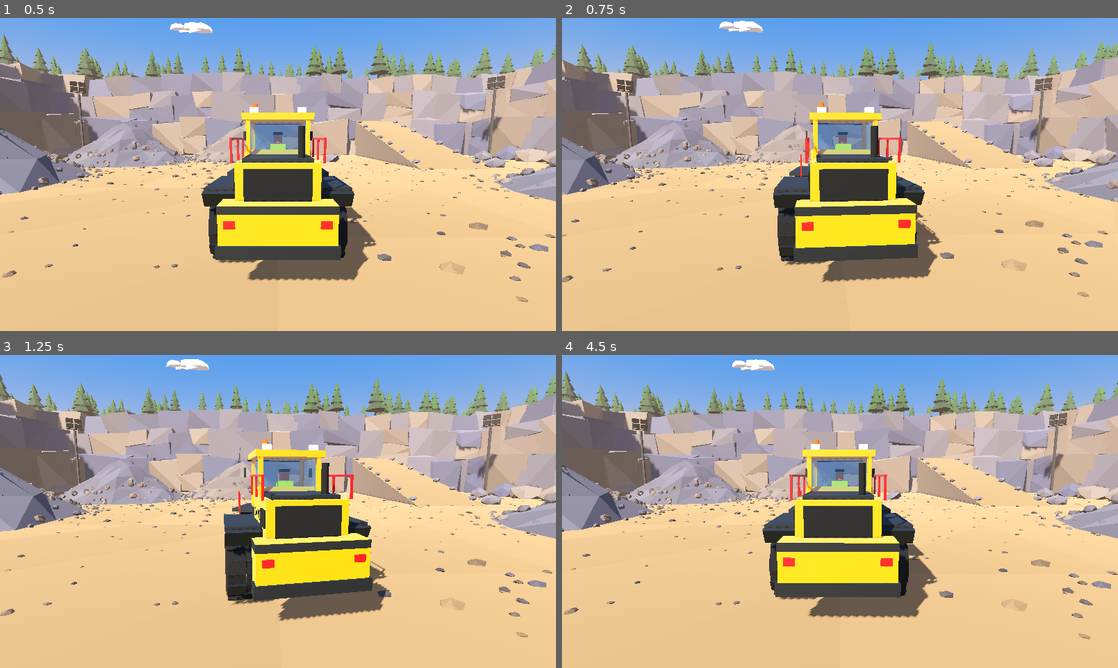
Above: before the commit, frames 1-4 (two rows, left to right).
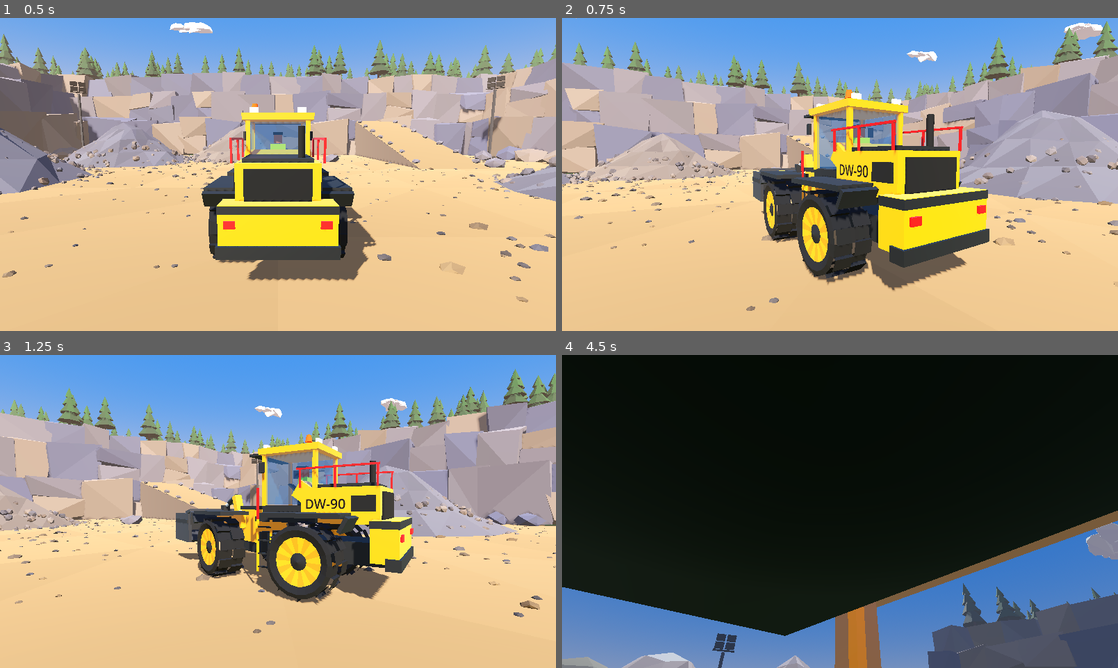
Above: after the commit, the same moments.

Repository: zooper/dirt-work
Game: Godot game, scene res://scenes/levels/quarry.tscn
Two runs of this game, one before a commit and one after it. Both use one fixed random seed, a clock stepped at 60 frames per second and the inputs below.
Inputs (mouse positions are in pixels of both pictures, inside the frame that each line leads up to):
- Up to frame 1 (0.5 s): no input
- Up to frame 2 (0.75 s): tap Enter at 0.5 s; move the mouse to (962, 158) at 0.52 s; hold D (steer_right) from 0.53 s (still down); tap Q (camera_orbit_left, bound only before the commit) at 0.6 s; click (962, 158) at 0.67 s
- Up to frame 3 (1.25 s): keep holding D (steer_right); tap E (camera_orbit_right, bound only before the commit) at 0.8 s
- Up to frame 4 (4.5 s): release D (steer_right) at 1.25 s; drag from (728, 527) to (812, 574) at 1.27 s; move the mouse to (895, 442) at 2.02 s; hold D (steer_right) 2.03-2.75 s; tap M (tilt_dump, bound only after the commit) at 2.1 s; click (895, 442) at 2.17 s; tap L (tilt_dump, bound only before the commit) at 2.3 s; drag from (812, 574) to (673, 464) at 2.77 s; move the mouse to (1006, 558) at 3.52 s; hold A (steer_left) 3.53-4.25 s; hold Page Up (camera_zoom_in, bound only after the commit) 3.53-4.25 s; click (1006, 558) at 3.67 s; tap Page Down (camera_zoom_out, bound only after the commit) at 3.8 s; tap C (camera_reset, bound only before the commit) at 4.15 s; drag from (673, 464) to (756, 433) at 4.27 s

Frame 1 is identical in both runs. In frame 2, 42% of the frame differs, in the area x 0-100%, y 0-94%; in frame 3, 50%; in frame 4, 100%, in the area x 0-100%, y 0-100%.

Commit message:
feat(input): Farming Simulator-style default controls; mouse look, cab camera (C), zoom, LB+stick / mouse-drag loader

Diff:
--- a/project.godot
+++ b/project.godot
@@ -29,25 +29,21 @@
 throttle={
 "deadzone": 0.2,
 "events": [Object(InputEventKey,"resource_local_to_scene":false,"resource_name":"","device":-1,"window_id":0,"alt_press …(190 unchanged characters)…
-, Object(InputEventKey,"resource_local_to_scene":false,"resource_name":"","device":-1,"window_id":0,"alt_pressed":false,"shift_pressed":false,"ctrl_pressed":false,"meta_pressed":false,"pressed":false,"keycode":0,"physical_keycode":4194320,"key_label":0,"unicode":0,"location":0,"echo":false,"script":null)
 , Object(InputEventJoypadMotion,"resource_local_to_scene":false,"resource_name":"","device":-1,"axis":5,"axis_value":1.0,"script":null)]
 }
 brake_reverse={
 "deadzone": 0.2,
 "events": [Object(InputEventKey,"resource_local_to_scene":false,"resource_name":"","device":-1,"window_id":0,"alt_press …(190 unchanged characters)…
-, Object(InputEventKey,"resource_local_to_scene":false,"resource_name":"","device":-1,"window_id":0,"alt_pressed":false,"shift_pressed":false,"ctrl_pressed":false,"meta_pressed":false,"pressed":false,"keycode":0,"physical_keycode":4194322,"key_label":0,"unicode":0,"location":0,"echo":false,"script":null)
 , Object(InputEventJoypadMotion,"resource_local_to_scene":false,"resource_name":"","device":-1,"axis":4,"axis_value":1.0,"script":null)]
 }
 steer_left={
 "deadzone": 0.2,
 "events": [Object(InputEventKey,"resource_local_to_scene":false,"resource_name":"","device":-1,"window_id":0,"alt_press …(190 unchanged characters)…
-, Object(InputEventKey,"resource_local_to_scene":false,"resource_name":"","device":-1,"window_id":0,"alt_pressed":false,"shift_pressed":false,"ctrl_pressed":false,"meta_pressed":false,"pressed":false,"keycode":0,"physical_keycode":4194319,"key_label":0,"unicode":0,"location":0,"echo":false,"script":null)
 , Object(InputEventJoypadMotion,"resource_local_to_scene":false,"resource_name":"","device":-1,"axis":0,"axis_value":-1.0,"script":null)]
 }
 steer_right={
 "deadzone": 0.2,
 "events": [Object(InputEventKey,"resource_local_to_scene":false,"resource_name":"","device":-1,"window_id":0,"alt_press …(190 unchanged characters)…
-, Object(InputEventKey,"resource_local_to_scene":false,"resource_name":"","device":-1,"window_id":0,"alt_pressed":false,"shift_pressed":false,"ctrl_pressed":false,"meta_pressed":false,"pressed":false,"keycode":0,"physical_keycode":4194321,"key_label":0,"unicode":0,"location":0,"echo":false,"script":null)
 , Object(InputEventJoypadMotion,"resource_local_to_scene":false,"resource_name":"","device":-1,"axis":0,"axis_value":1.0,"script":null)]
 }
 handbrake={
@@ -57,42 +53,94 @@
 }
 lift_up={
 "deadzone": 0.2,
-"events": [Object(InputEventKey,"resource_local_to_scene":fa …(141 unchanged characters)… ":false,"keycode":0,"physical_keycode":73,"key_label":0,"unicode":0,"location":0,"echo":false,"script":null)
-, Object(InputEventJoypadMotion,"resource_local_to_scene":false,"resource_name":"","device":-1,"axis":3,"axis_value":-1.0,"script":null)]
+"events": [Object(InputEventKey,"resource_local_to_scene":fa …(141 unchanged characters)… ":false,"keycode":0,"physical_keycode":74,"key_label":0,"unicode":0,"location":0,"echo":false,"script":null)]
 }
 lift_down={
 "deadzone": 0.2,
-"events": [Object(InputEventKey,"resource_local_to_scene":fa …(141 unchanged characters)… ":false,"keycode":0,"physical_keycode":75,"key_label":0,"unicode":0,"location":0,"echo":false,"script":null)
-, Object(InputEventJoypadMotion,"resource_local_to_scene":false,"resource_name":"","device":-1,"axis":3,"axis_value":1.0,"script":null)]
+"events": [Object(InputEventKey,"resource_local_to_scene":fa …(141 unchanged characters)… ":false,"keycode":0,"physical_keycode":78,"key_label":0,"unicode":0,"location":0,"echo":false,"script":null)]
 }
 tilt_back={
 "deadzone": 0.2,
-"events": [Object(InputEventKey,"resource_local_to_scene":fa …(141 unchanged characters)… ":false,"keycode":0,"physical_keycode":74,"key_label":0,"unicode":0,"location":0,"echo":false,"script":null)
-, Object(InputEventJoypadMotion,"resource_local_to_scene":false,"resource_name":"","device":-1,"axis":2,"axis_value":-1.0,"script":null)]
+"events": [Object(InputEventKey,"resource_local_to_scene":fa …(141 unchanged characters)… ":false,"keycode":0,"physical_keycode":75,"key_label":0,"unicode":0,"location":0,"echo":false,"script":null)]
 }
 tilt_dump={
 "deadzone": 0.2,
-"events": [Object(InputEventKey,"resource_local_to_scene":fa …(141 unchanged characters)… ":false,"keycode":0,"physical_keycode":76,"key_label":0,"unicode":0,"location":0,"echo":false,"script":null)
+"events": [Object(InputEventKey,"resource_local_to_scene":fa …(141 unchanged characters)… ":false,"keycode":0,"physical_keycode":77,"key_label":0,"unicode":0,"location":0,"echo":false,"script":null)]
+}
+loader_modifier={
+"deadzone": 0.2,
+"events": [Object(InputEventJoypadButton,"resource_local_to_scene":false,"resource_name":"","device":-1,"button_index":9,"pressure":0.0,"pressed":false,"script":null)]
+}
+loader_stick_up={
+"deadzone": 0.25,
+"events": [Object(InputEventJoypadMotion,"resource_local_to_scene":false,"resource_name":"","device":-1,"axis":3,"axis_value":-1.0,"script":null)]
+}
+loader_stick_down={
+"deadzone": 0.25,
+"events": [Object(InputEventJoypadMotion,"resource_local_to_scene":false,"resource_name":"","device":-1,"axis":3,"axis_value":1.0,"script":null)]
+}
+loader_stick_left={
+"deadzone": 0.25,
+"events": [Object(InputEventJoypadMotion,"resource_local_to_scene":false,"resource_name":"","device":-1,"axis":2,"axis_value":-1.0,"script":null)]
+}
+loader_stick_right={
+"deadzone": 0.25,
+"events": [Object(InputEventJoypadMotion,"resource_local_to_scene":false,"resource_name":"","device":-1,"axis":2,"axis_value":1.0,"script":null)]
+}
+look_left={
+"deadzone": 0.25,
+"events": [Object(InputEventKey,"resource_local_to_scene":false,"resource_name":"","device":-1,"window_id":0,"alt_pressed":false,"shift_pressed":false,"ctrl_pressed":false,"meta_pressed":false,"pressed":false,"keycode":0,"physical_keycode":4194319,"key_label":0,"unicode":0,"location":0,"echo":false,"script":null)
+, Object(InputEventJoypadMotion,"resource_local_to_scene":false,"resource_name":"","device":-1,"axis":2,"axis_value":-1.0,"script":null)]
+}
+look_right={
+"deadzone": 0.25,
+"events": [Object(InputEventKey,"resource_local_to_scene":false,"resource_name":"","device":-1,"window_id":0,"alt_pressed":false,"shift_pressed":false,"ctrl_pressed":false,"meta_pressed":false,"pressed":false,"keycode":0,"physical_keycode":4194321,"key_label":0,"unicode":0,"location":0,"echo":false,"script":null)
 , Object(InputEventJoypadMotion,"resource_local_to_scene":false,"resource_name":"","device":-1,"axis":2,"axis_value":1.0,"script":null)]
 }
-camera_orbit_left={
-"deadzone": 0.2,
-"events": [Object(InputEventKey,"resource_local_to_scene":fa …(140 unchanged characters)… d":false,"keycode":0,"physical_keycode":81,"key_label":0,"unicode":0,"location":0,"echo":false,"script":null)
-, Object(InputEventJoypadButton,"resource_local_to_scene":false,"resource_name":"","device":-1,"button_index":9,"pressure":0.0,"pressed":false,"script":null)]
+look_up={
+"deadzone": 0.25,
+"events": [Object(InputEventKey,"resource_local_to_scene":fa …(140 unchanged characters)… d":false,"keycode":0,"physical_keycode":4194320,"key_label":0,"unicode":0,"location":0,"echo":false,"script":null)
+, Object(InputEventJoypadMotion,"resource_local_to_scene":false,"resource_name":"","device":-1,"axis":3,"axis_value":-1.0,"script":null)]
 }
-camera_orbit_right={
-"deadzone": 0.2,
-"events": [Object(InputEventKey,"resource_local_to_scene":fa …(140 unchanged characters)… d":false,"keycode":0,"physical_keycode":69,"key_label":0,"unicode":0,"location":0,"echo":false,"script":null)
-, Object(InputEventJoypadButton,"resource_local_to_scene":false,"resource_name":"","device":-1,"button_index":10,"pressure":0.0,"pressed":false,"script":null)]
+look_down={
+"deadzone": 0.25,
+"events": [Object(InputEventKey,"resource_local_to_scene":fa …(140 unchanged characters)… d":false,"keycode":0,"physical_keycode":4194322,"key_label":0,"unicode":0,"location":0,"echo":false,"script":null)
+, Object(InputEventJoypadMotion,"resource_local_to_scene":false,"resource_name":"","device":-1,"axis":3,"axis_value":1.0,"script":null)]
 }
-camera_reset={
+camera_switch={
 "deadzone": 0.2,
 "events": [Object(InputEventKey,"resource_local_to_scene":false,"resource_name":"","device":-1,"window_id":0,"alt_press …(190 unchanged characters)…
 , Object(InputEventJoypadButton,"resource_local_to_scene":false,"resource_name":"","device":-1,"button_index":8,"pressure":0.0,"pressed":false,"script":null)]
 }
+camera_zoom_in={
+"deadzone": 0.2,
+"events": [Object(InputEventKey,"resource_local_to_scene":false,"resource_name":"","device":-1,"window_id":0,"alt_pressed":false,"shift_pressed":false,"ctrl_pressed":false,"meta_pressed":false,"pressed":false,"keycode":0,"physical_keycode":4194323,"key_label":0,"unicode":0,"location":0,"echo":false,"script":null)
+, Object(InputEventMouseButton,"resource_local_to_scene":false,"resource_name":"","device":-1,"window_id":0,"alt_pressed":false,"shift_pressed":false,"ctrl_pressed":false,"meta_pressed":false,"button_mask":0,"position":Vector2(0, 0),"global_position":Vector2(0, 0),"factor":1.0,"button_index":4,"canceled":false,"pressed":true,"double_click":false,"script":null)
+, Object(InputEventJoypadButton,"resource_local_to_scene":false,"resource_name":"","device":-1,"button_index":11,"pressure":0.0,"pressed":false,"script":null)]
+}
+camera_zoom_out={
+"deadzone": 0.2,
+"events": [Object(InputEventKey,"resource_local_to_scene":false,"resource_name":"","device":-1,"window_id":0,"alt_pressed":false,"shift_pressed":false,"ctrl_pressed":false,"meta_pressed":false,"pressed":false,"keycode":0,"physical_keycode":4194324,"key_label":0,"unicode":0,"location":0,"echo":false,"script":null)
+, Object(InputEventMouseButton,"resource_local_to_scene":false,"resource_name":"","device":-1,"window_id":0,"alt_pressed":false,"shift_pressed":false,"ctrl_pressed":false,"meta_pressed":false,"button_mask":0,"position":Vector2(0, 0),"global_position":Vector2(0, 0),"factor":1.0,"button_index":5,"canceled":false,"pressed":true,"double_click":false,"script":null)
+, Object(InputEventJoypadButton,"resource_local_to_scene":false,"resource_name":"","device":-1,"button_index":12,"pressure":0.0,"pressed":false,"script":null)]
+}
+cruise_toggle={
+"deadzone": 0.2,
+"events": [Object(InputEventKey,"resource_local_to_scene":false,"resource_name":"","device":-1,"window_id":0,"alt_pressed":false,"shift_pressed":false,"ctrl_pressed":false,"meta_pressed":false,"pressed":false,"keycode":0,"physical_keycode":51,"key_label":0,"unicode":0,"location":0,"echo":false,"script":null)
+, Object(InputEventJoypadButton,"resource_local_to_scene":false,"resource_name":"","device":-1,"button_index":3,"pressure":0.0,"pressed":false,"script":null)]
+}
+cruise_slower={
+"deadzone": 0.2,
+"events": [Object(InputEventKey,"resource_local_to_scene":false,"resource_name":"","device":-1,"window_id":0,"alt_pressed":false,"shift_pressed":false,"ctrl_pressed":false,"meta_pressed":false,"pressed":false,"keycode":0,"physical_keycode":49,"key_label":0,"unicode":0,"location":0,"echo":false,"script":null)
+, Object(InputEventJoypadButton,"resource_local_to_scene":false,"resource_name":"","device":-1,"button_index":13,"pressure":0.0,"pressed":false,"script":null)]
+}
+cruise_faster={
+"deadzone": 0.2,
+"events": [Object(InputEventKey,"resource_local_to_scene":false,"resource_name":"","device":-1,"window_id":0,"alt_pressed":false,"shift_pressed":false,"ctrl_pressed":false,"meta_pressed":false,"pressed":false,"keycode":0,"physical_keycode":50,"key_label":0,"unicode":0,"location":0,"echo":false,"script":null)
+, Object(InputEventJoypadButton,"resource_local_to_scene":false,"resource_name":"","device":-1,"button_index":14,"pressure":0.0,"pressed":false,"script":null)]
+}
 screenshot={
 "deadzone": 0.2,
 "events": [Object(InputEventKey,"resource_local_to_scene":false,"resource_name":"","device":-1,"window_id":0,"alt_press …(195 unchanged characters)…
-, Object(InputEventJoypadButton,"resource_local_to_scene":false,"resource_name":"","device":-1,"button_index":4,"pressure":0.0,"pressed":false,"script":null)
-]
+, Object(InputEventJoypadButton,"resource_local_to_scene":false,"resource_name":"","device":-1,"button_index":4,"pressure":0.0,"pressed":false,"script":null)]
 }
--- a/scripts/core/follow_camera.gd
+++ b/scripts/core/follow_camera.gd
@@ -1,45 +1,101 @@
 class_name FollowCamera
 extends Node3D
-## Smoothed chase camera with orbit (camera_orbit_left/right) and reset (camera_reset).
-## Lives outside the vehicle so it can lag behind and never inherits chassis tilt.
+## Vehicle camera with two modes (camera_switch toggles, like Farming Simulator):
+##   CHASE  smoothed orbit camera behind the vehicle; mouse / look_* orbit it,
+##          camera_zoom_* change distance.
+##   CAB    first-person from the operator seat; mouse / look_* turn the head.
+## The mouse is captured while playing (Esc releases, click recaptures). Holding
+## the left mouse button hands mouse motion to the loader instead of the camera.
+## On gamepad the right stick looks around unless loader_modifier (LB) is held.
+
+enum Mode { CHASE, CAB }
 
 @export var target_path: NodePath
+@export var cab_path: NodePath = ^"../WheelLoader/Chassis/RearPivot/Cab"
+@export var cab_eye := Vector3(0.0, 3.25, 0.0)
 @export var distance := 11.0
+@export var min_distance := 6.0
+@export var max_distance := 24.0
 @export var height := 5.5
 @export var look_height := 1.8
 @export var follow_speed := 4.0
 @export var yaw_follow_speed := 2.5
-@export var orbit_speed_deg := 90.0
+@export var look_speed_deg := 110.0       ## stick/arrow look speed
+@export var mouse_sensitivity := 0.18     ## degrees per pixel
+@export var zoom_step := 1.5
+@export var capture_mouse := true
 
-var orbit_offset := 0.0   ## radians relative to behind-the-vehicle
+var mode := Mode.CHASE
+var orbit_yaw := 0.0     ## radians relative to behind-the-vehicle (chase)
+var orbit_pitch := 0.0   ## radians, + looks down more (chase)
+var head_yaw := 0.0      ## cab
+var head_pitch := 0.0    ## cab
 var _yaw := 0.0
 @onready var _target: Node3D = get_node_or_null(target_path)
+@onready var _cab: Node3D = get_node_or_null(cab_path)
 @onready var _camera: Camera3D = $Camera3D
 
 
 func _ready() -> void:
+	if capture_mouse and DisplayServer.get_name() != "headless":
+		Input.mouse_mode = Input.MOUSE_MODE_CAPTURED
 	if _target:
 		_yaw = _target.global_rotation.y
-		_snap()
+		global_position = _desired_position()
+		_camera.look_at(_target.global_position + Vector3.UP * look_height)
+
+
+func _unhandled_input(event: InputEvent) -> void:
+	if event is InputEventKey and event.keycode == KEY_ESCAPE and event.pressed:
+		Input.mouse_mode = Input.MOUSE_MODE_VISIBLE
+	elif event is InputEventMouseButton and event.pressed and capture_mouse \
+			and Input.mouse_mode != Input.MOUSE_MODE_CAPTURED:
+		Input.mouse_mode = Input.MOUSE_MODE_CAPTURED
+	elif event is InputEventMouseMotion and not (event.button_mask & MOUSE_BUTTON_MASK_LEFT) \
+			and Input.mouse_mode == Input.MOUSE_MODE_CAPTURED:
+		_look(deg_to_rad(-event.relative.x * mouse_sensitivity), deg_to_rad(event.relative.y * mouse_sensitivity))
+	elif event.is_action_pressed("camera_switch"):
+		mode = Mode.CAB if mode == Mode.CHASE else Mode.CHASE
+		head_yaw = 0.0
+		head_pitch = 0.0
+		orbit_yaw = 0.0
+		orbit_pitch = 0.0
+	elif event.is_action_pressed("camera_zoom_in"):
+		distance = maxf(distance - zoom_step, min_distance)
+	elif event.is_action_pressed("camera_zoom_out"):
+		distance = minf(distance + zoom_step, max_distance)
+
+
+func _look(dyaw: float, dpitch: float) -> void:
+	if mode == Mode.CHASE:
+		orbit_yaw += dyaw
+		orbit_pitch = clampf(orbit_pitch + dpitch, deg_to_rad(-25), deg_to_rad(50))
+	else:
+		head_yaw = clampf(head_yaw + dyaw, deg_to_rad(-150), deg_to_rad(150))
+		head_pitch = clampf(head_pitch - dpitch, deg_to_rad(-60), deg_to_rad(45))
 
 
 func _process(delta: float) -> void:
 	if _target == null:
 		return
-	orbit_offset += Input.get_axis("camera_orbit_left", "camera_orbit_right") * deg_to_rad(orbit_speed_deg) * delta
-	if Input.is_action_just_pressed("camera_reset"):
-		orbit_offset = 0.0
+	if not Input.is_action_pressed("loader_modifier"):
+		var stick := Input.get_vector("look_left", "look_right", "look_up", "look_down")
+		var speed := deg_to_rad(look_speed_deg) * delta
+		_look(-stick.x * speed, stick.y * speed)
+	if mode == Mode.CAB and _cab:
+		var eye := _cab.global_transform * cab_eye
+		global_position = eye
+		_camera.global_basis = Basis.from_euler(Vector3(head_pitch, _cab.global_rotation.y + head_yaw, 0.0))
+		_camera.position = Vector3.ZERO
+		return
 	_yaw = lerp_angle(_yaw, _target.global_rotation.y, clampf(yaw_follow_speed * delta, 0.0, 1.0))
 	global_position = global_position.lerp(_desired_position(), clampf(follow_speed * delta, 0.0, 1.0))
+	_camera.position = Vector3.ZERO
 	_camera.look_at(_target.global_position + Vector3.UP * look_height)
 
 
 func _desired_position() -> Vector3:
-	var yaw := _yaw + orbit_offset
+	var yaw := _yaw + orbit_yaw
 	var back := Vector3(sin(yaw), 0.0, cos(yaw))   # +Z is behind a -Z-forward vehicle
-	return _target.global_position + back * distance + Vector3.UP * height
-
-
-func _snap() -> void:
-	global_position = _desired_position()
-	_camera.look_at(_target.global_position + Vector3.UP * look_height)
+	var h := height + distance * sin(orbit_pitch)
+	return _target.global_position + back * distance * cos(orbit_pitch) + Vector3.UP * maxf(h, 1.0)
--- a/scripts/vehicles/player_loader_input.gd
+++ b/scripts/vehicles/player_loader_input.gd
@@ -1,10 +1,37 @@
 class_name PlayerLoaderInput
 extends Node
 ## Maps InputMap actions onto a WheelLoader's control fields.
-## Works identically for keyboard and gamepad; see project.godot [input].
+## Default layout follows Farming Simulator conventions:
+##   keyboard  W/S drive, A/D steer, J/N arm up/down, K/M bucket curl/dump,
+##             hold left mouse + move mouse = arm (Y) / bucket (X),
+##             3 cruise on/off, 1/2 cruise slower/faster, Space handbrake
+##   gamepad   RT/LT drive, left stick steer, hold LB + right stick = loader,
+##             Y cruise, D-pad left/right cruise speed, A handbrake
 
 @export var enabled := true
+@export var mouse_loader_sensitivity := 0.06  ## per pixel of mouse motion
+@export var cruise_step := 0.5                 ## m/s per press
+
 @onready var loader: WheelLoader = get_parent() as WheelLoader
+var _mouse_lift := 0.0
+var _mouse_tilt := 0.0
+
+
+func _unhandled_input(event: InputEvent) -> void:
+	if not enabled or loader == null:
+		return
+	if event is InputEventMouseMotion and (event.button_mask & MOUSE_BUTTON_MASK_LEFT):
+		_mouse_lift += -event.relative.y * mouse_loader_sensitivity
+		_mouse_tilt += event.relative.x * mouse_loader_sensitivity
+		get_viewport().set_input_as_handled()
+	elif event.is_action_pressed("cruise_toggle"):
+		loader.cruise_active = not loader.cruise_active
+		if loader.cruise_active:
+			loader.cruise_speed = clampf(maxf(loader.speed, 2.0), 1.0, loader.max_forward_speed)
+	elif event.is_action_pressed("cruise_faster"):
+		loader.cruise_speed = minf(loader.cruise_speed + cruise_step, loader.max_forward_speed)
+	elif event.is_action_pressed("cruise_slower"):
+		loader.cruise_speed = maxf(loader.cruise_speed - cruise_step, 0.5)
 
 
 func _physics_process(_delta: float) -> void:
@@ -14,5 +41,15 @@
 	loader.brake = Input.get_action_strength("brake_reverse")
 	loader.steer = Input.get_axis("steer_left", "steer_right")
 	loader.handbrake = Input.is_action_pressed("handbrake")
-	loader.lift_input = Input.get_axis("lift_down", "lift_up")
-	loader.tilt_input = Input.get_axis("tilt_back", "tilt_dump")
+
+	var lift := Input.get_axis("lift_down", "lift_up")
+	var tilt := Input.get_axis("tilt_back", "tilt_dump")
+	if Input.is_action_pressed("loader_modifier"):
+		lift += Input.get_axis("loader_stick_down", "loader_stick_up")
+		tilt += Input.get_axis("loader_stick_left", "loader_stick_right")
+	lift += _mouse_lift
+	tilt += _mouse_tilt
+	_mouse_lift = 0.0
+	_mouse_tilt = 0.0
+	loader.lift_input = clampf(lift, -1.0, 1.0)
+	loader.tilt_input = clampf(tilt, -1.0, 1.0)
